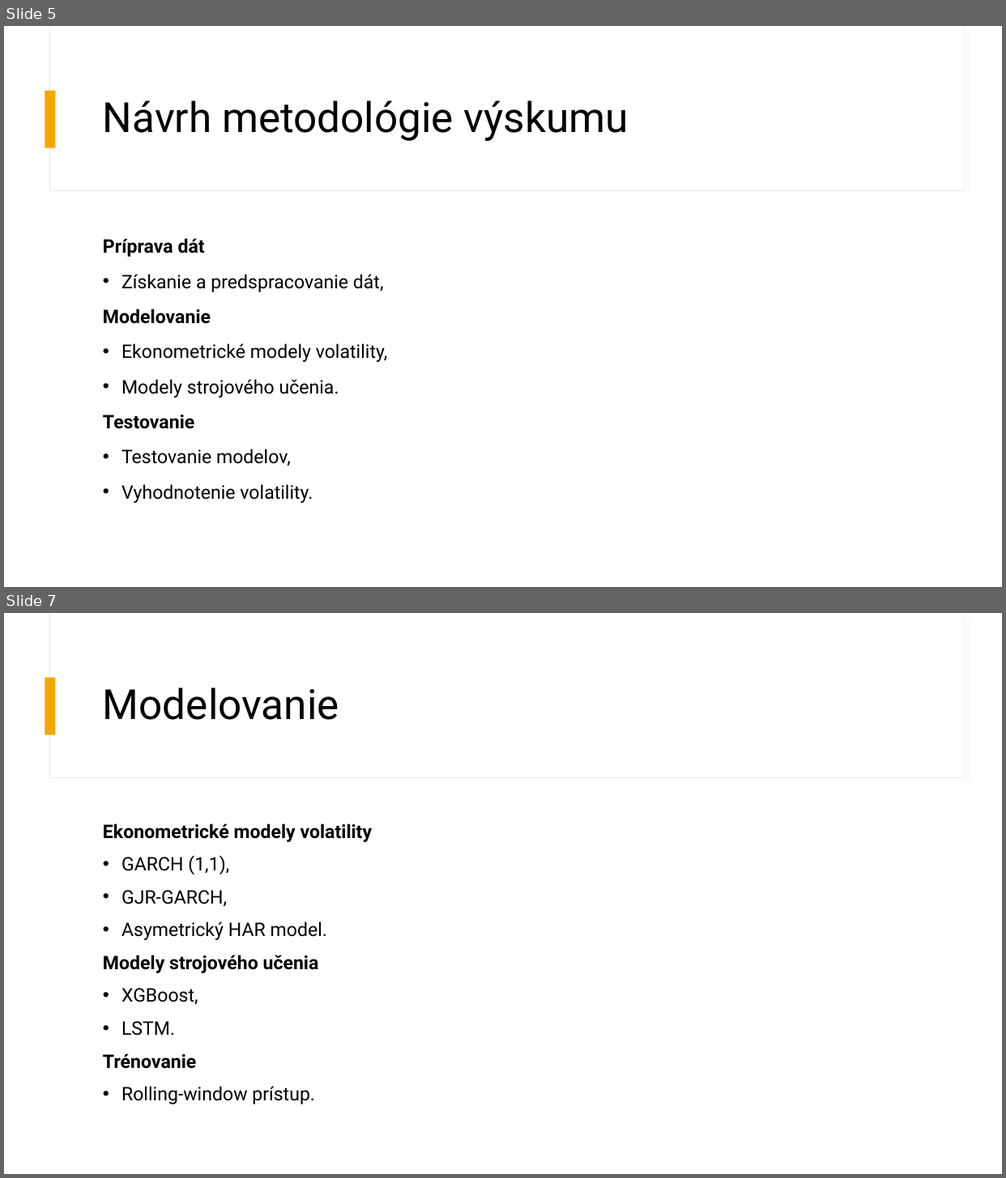
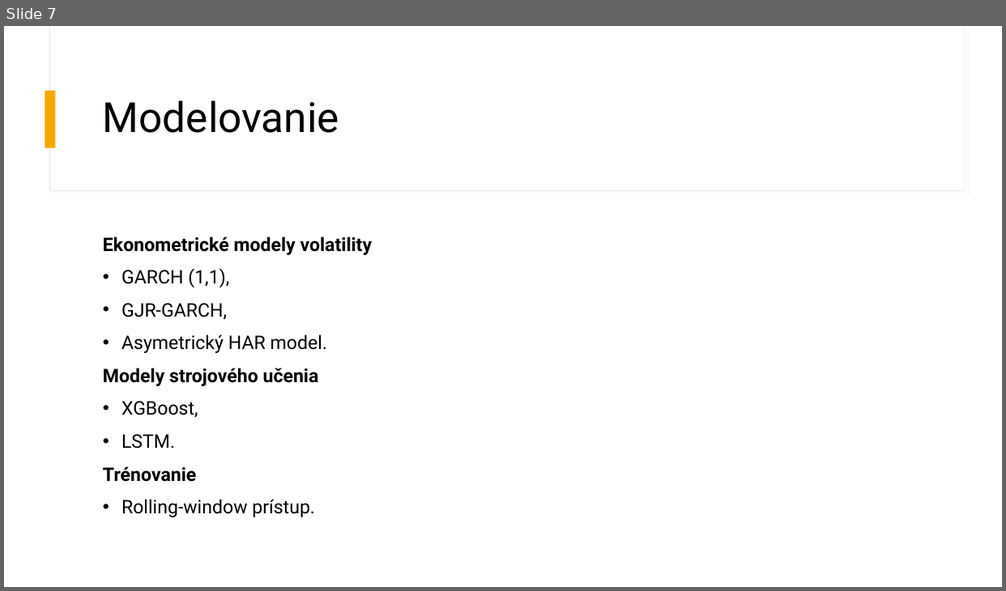
Before and after one commit to MatejLuzak/Identification-of-Patterns-of-Stock-Market-Volatility-in-the-USA-China-and-Europe-Using-AI-Methods, a slide deck: Identifikácia vzorov v časových radoch pre komparáciu volatility.pptx. Shown one above the other, each under a label of ours: slides 5 and 7 before the commit, slide 7 after it; the slides between them are not shown. The pictures are 1006x1178 and 1006x591 pixels, drawn with LibreOffice and Linux fonts; fonts in the diff are those of the drawing. Boxes give left, top, right and bottom in pixels: in the first picture for what was removed or moved away, otherwise in the second. Text is boxed around its words. In the diff, an @@ line names an element or a change of style, - is before the commit and + after.

```diff
--- a/Identifikácia vzorov v časových radoch pre komparáciu volatility.pptx
+++ b/Identifikácia vzorov v časových radoch pre komparáciu volatility.pptx
@@ slide 5 removed at [4,26,1002,587], background #FFFFFF; not listed: 3 template elements that a slide beside it also shows @@
@@ title removed at [103,101,629,141] @@
-Návrh metodológie výskumu
@@ text removed at [103,238,388,503] @@
-Príprava dát
-• Získanie a predspracovanie dát,
-Modelovanie
-• Ekonometrické modely volatility,
-• Modely strojového učenia.
-Testovanie
-• Testovanie modelov,
-• Vyhodnotenie volatility.
```
Also in this commit, not shown: 6 slides changed, 1 slide added.
